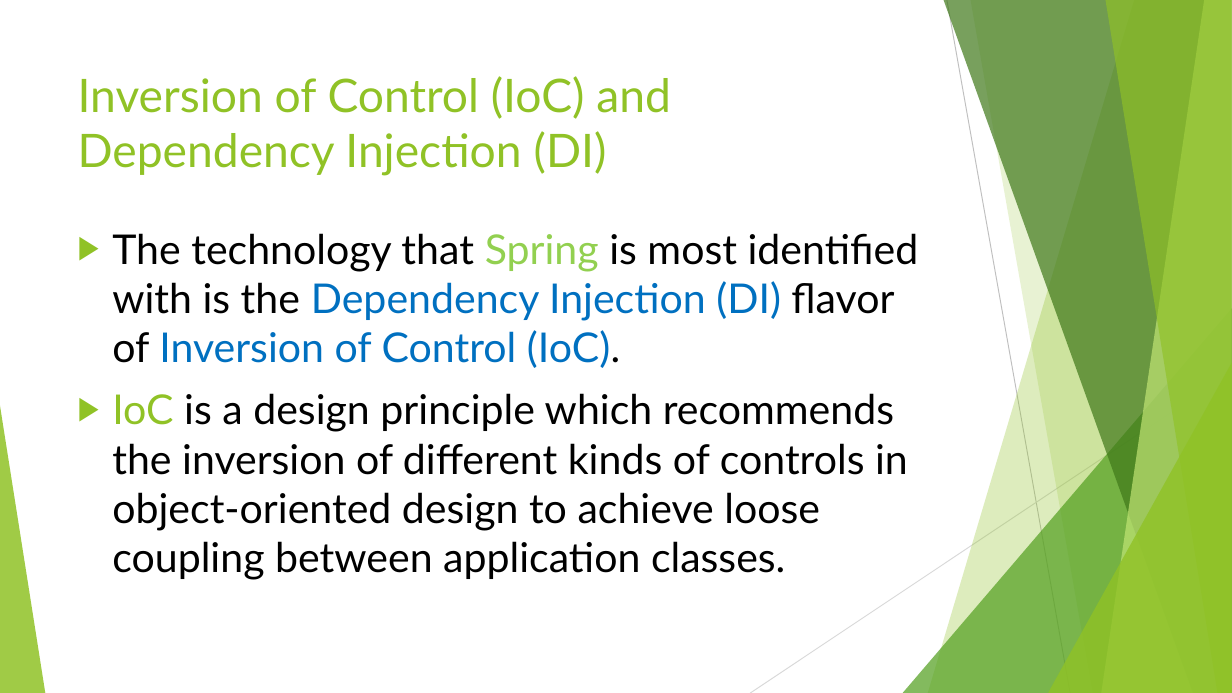
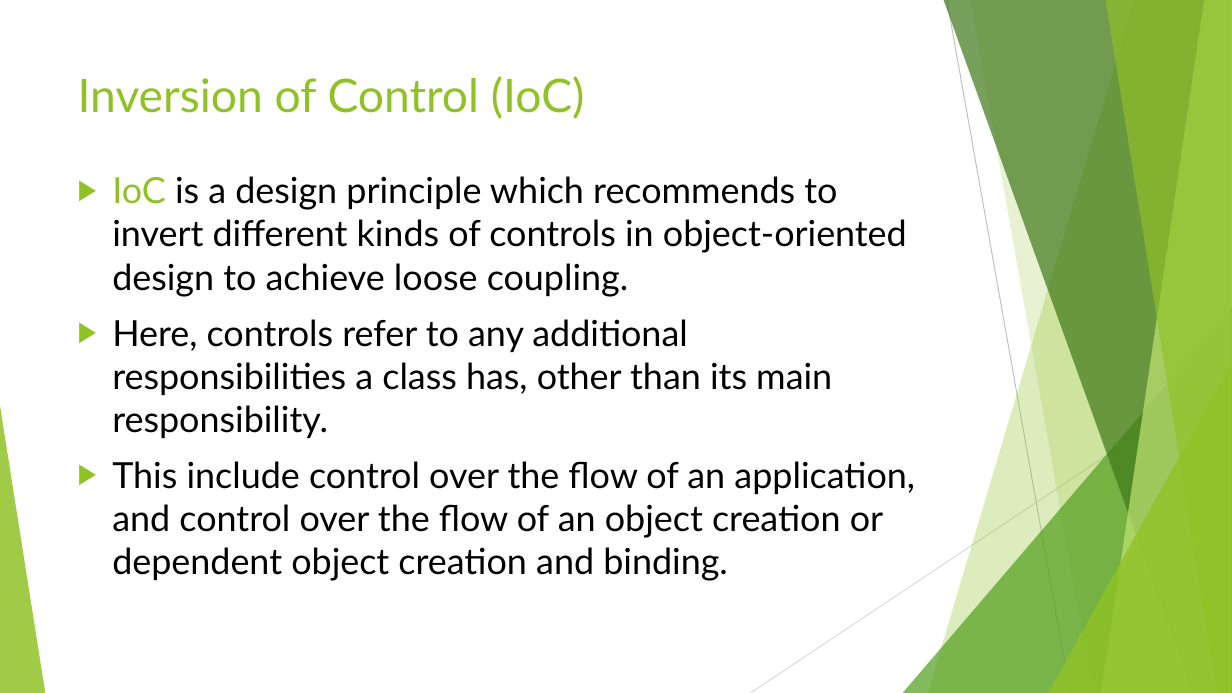
Before and after one commit to ybensman/SpringDemo, a slide deck: slide 8 of Spring_Beginners_1_SpringBootAndCore.pptx (slide 5 before the commit). Drawn at 1232x693 pixels with LibreOffice and Linux fonts; fonts in the diff are those of the drawing. Boxes give left, top, right and bottom in pixels: in the first picture for what was removed or moved away, otherwise in the second. Text is boxed around its words. In the diff, an @@ line names an element or a change of style, - is before the commit and + after.

Commit message:
Changes in Presentation

```diff
--- a/Spring_Beginners_1_SpringBootAndCore.pptx
+++ b/Spring_Beginners_1_SpringBootAndCore.pptx
@@ title at [78, 76, 585, 119]: text changed @@
-Inversion of Control (IoC) and Dependency Injection (DI)
+Inversion of Control (IoC)
@@ text at [112, 176, 915, 581]: text changed; size 32 to 28 pt @@
-▶ The technology that Spring is most identified with is the Dependency Injection (DI) flavor of Inversion of Control (IoC).
-▶ IoC is a design principle which recommends the inversion of different kinds of controls in object-oriented design to achieve loose coupling between application classes.
+▶ IoC is a design principle which recommends to invert different kinds of controls in object-oriented design to achieve loose coupling.
+▶ Here, controls refer to any additional responsibilities a class has, other than its main responsibility.
+▶ This include control over the flow of an application, and control over the flow of an object creation or dependent object creation and binding.
```
Also in this commit, not shown: 7 other slides changed, 3 slides added, 1 slide removed.
